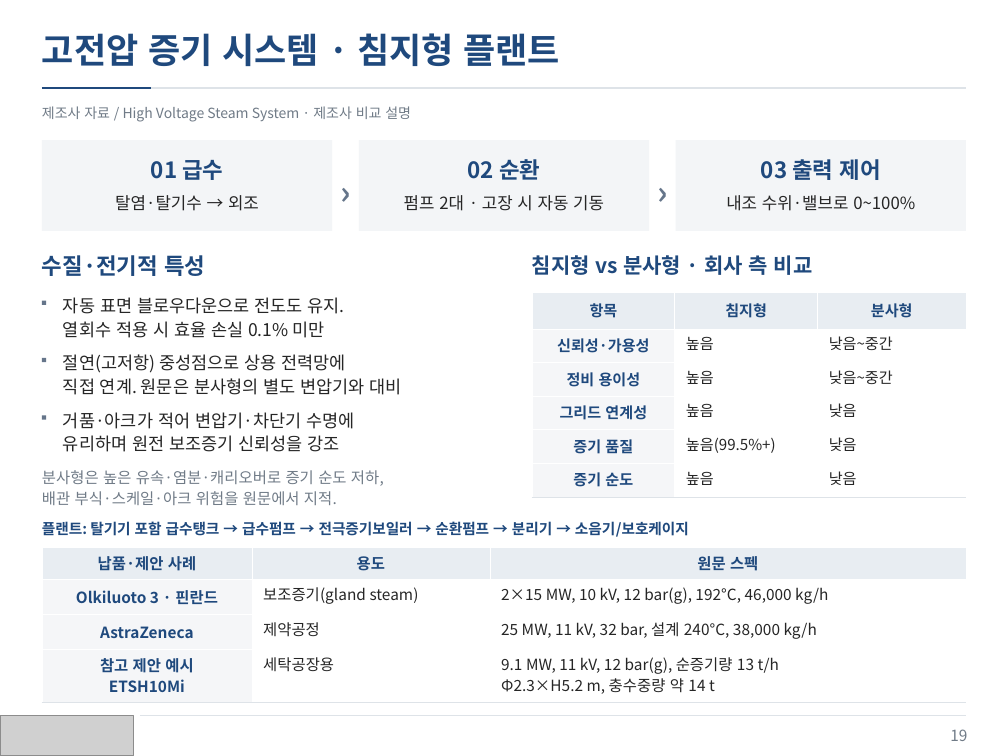
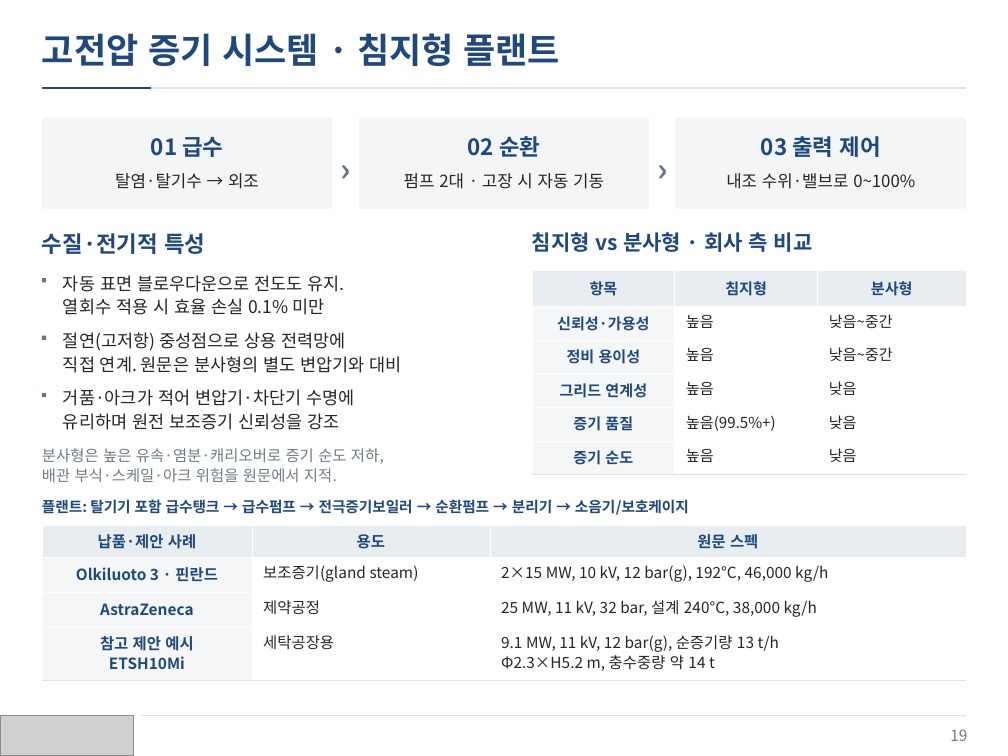
Before and after one commit to jskang5000-arch/my-PPT, a slide deck: slide 19 of KITECH_Boiler.pptx. Drawn at 1008x756 pixels with LibreOffice and Linux fonts; fonts in the diff are those of the drawing; grey boxes stand for pictures. Boxes give left, top, right and bottom in pixels: in the first picture for what was removed or moved away, otherwise in the second. Text is boxed around its words. In the diff, an @@ line names an element or a change of style, - is before the commit and + after.

Commit message:
Remove subtitles and refine spacing in 4:3 layout

```diff
--- a/KITECH_Boiler.pptx
+++ b/KITECH_Boiler.pptx
@@ text removed at (x1=42, y1=106, x2=411, y2=122) @@
-제조사 자료 / High Voltage Steam System · 제조사 비교 설명
@@ 3 texts moved together from (x1=115, y1=195, x2=915, y2=211) to (x1=115, y1=173, x2=915, y2=189) @@
@@ 12 texts, 6 rectangles, 2 tables moved together from (x1=42, y1=140, x2=967, y2=703) to (x1=42, y1=118, x2=967, y2=680) @@
```
Also in this commit, not shown: 33 other slides changed.
